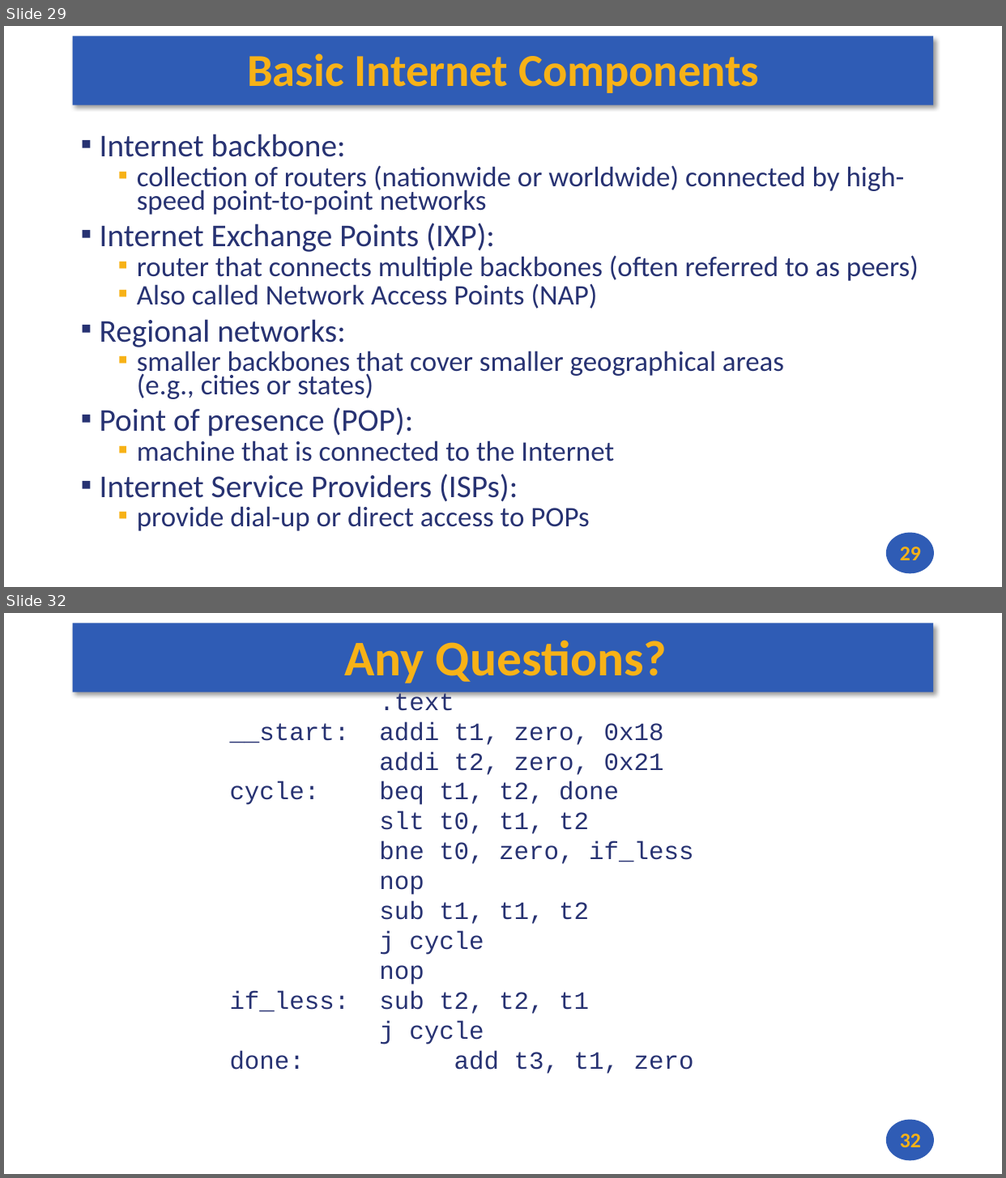
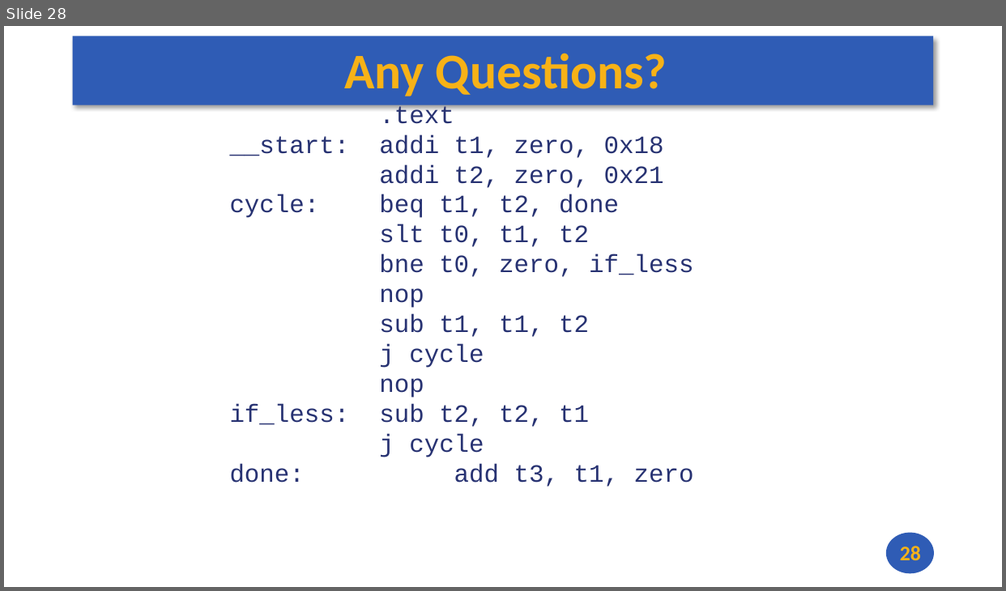
Before and after one commit to andrewt0301/hse-acos-course, a slide deck: docs/part2os/13_Sockets/OS_Lecture_13.pptx. Shown one above the other, each under a label of ours: slides 29 and 32 before the commit, slide 28 after it; the slides between them are not shown. The pictures are 1006x1178 and 1006x591 pixels, drawn with LibreOffice and Linux fonts; fonts in the diff are those of the drawing. Boxes give left, top, right and bottom in pixels: in the first picture for what was removed or moved away, otherwise in the second. Text is boxed around its words. In the diff, an @@ line names an element or a change of style, - is before the commit and + after.

```diff
--- a/docs/part2os/13_Sockets/OS_Lecture_13.pptx
+++ b/docs/part2os/13_Sockets/OS_Lecture_13.pptx
@@ slide 29 removed at bbox=[4, 26, 1002, 587], background #FFFFFF; not listed: 2 template elements that a slide beside it also shows @@
@@ title removed at bbox=[247, 54, 759, 93] @@
-Basic Internet Components
@@ text removed at bbox=[100, 134, 918, 531] @@
-▪ Internet backbone:
-  ▪ collection of routers (nationwide or worldwide) connected by high-speed point-to-point networks
-▪ Internet Exchange Points (IXP):
-  ▪ router that connects multiple backbones (often referred to as peers)
-  ▪ Also called Network Access Points (NAP)
-▪ Regional networks:
-  ▪ smaller backbones that cover smaller geographical areas
-    (e.g., cities or states)
-▪ Point of presence (POP):
-  ▪ machine that is connected to the Internet
-▪ Internet Service Providers (ISPs):
-  ▪ provide dial-up or direct access to POPs
@@ page number removed at bbox=[900, 547, 921, 561] @@
-29
@@ what was slide 32 is now slide 28 @@
@@ page number at bbox=[900, 546, 921, 561]: text changed @@
-32
+28
```
Also in this commit, not shown: 1 slide changed, 26 slides added, 29 other slides removed, 2 other files.
